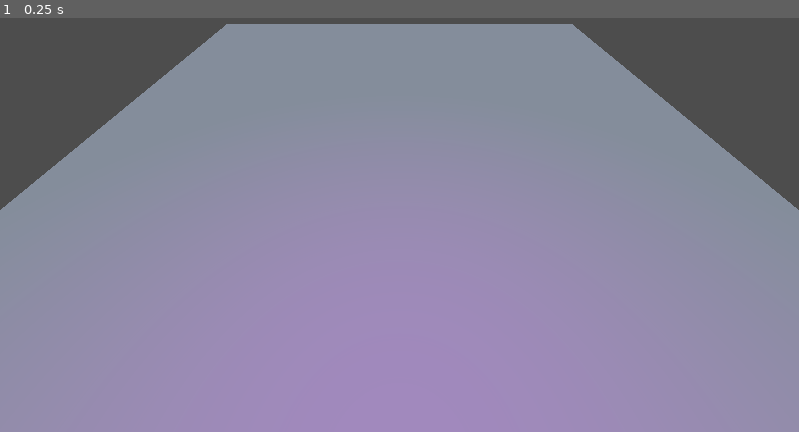
Above: before the commit, frame 1.
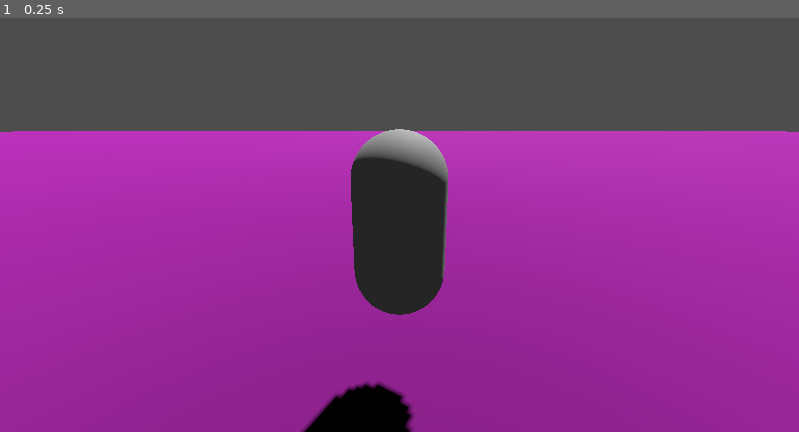
Above: after the commit, the same moment.

Repository: sjustesen/UntitledSpaceGame
Game: Godot game, scene res://scenes/main_scene.tscn
Same seed, same stepped clock (60 frames per second), same inputs: the game is played once before the commit and once after it.
Inputs:
- Up to frame 1 (0.25 s): no input

The runs differ from the first frame. In frame 1, 88% of the frame differs, in the area x 0-100%, y 1-100%.

Commit message:
Player added. No active controls yet

Diff:
--- /dev/null
+++ b/models/Player.tscn
@@ -0,0 +1,23 @@
+[gd_scene load_steps=5 format=3 uid="uid://1oe676h4p6y8"]
+
+[sub_resource type="PhysicsMaterial" id="PhysicsMaterial_6xcru"]
+
+[sub_resource type="CapsuleShape3D" id="CapsuleShape3D_n8j8p"]
+
+[sub_resource type="CapsuleMesh" id="CapsuleMesh_37wh6"]
+
+[sub_resource type="Environment" id="Environment_y2kph"]
+
+[node name="Player" type="RigidBody3D"]
+physics_material_override = SubResource("PhysicsMaterial_6xcru")
+
+[node name="CollisionShape3D" type="CollisionShape3D" parent="."]
+shape = SubResource("CapsuleShape3D_n8j8p")
+
+[node name="MeshInstance3D" type="MeshInstance3D" parent="."]
+mesh = SubResource("CapsuleMesh_37wh6")
+
+[node name="Camera3D" type="Camera3D" parent="."]
+transform = Transform3D(1, 0, 0, 0, 0.965926, 0.258819, 0, -0.258819, 0.965926, 0, 1, 3)
+environment = SubResource("Environment_y2kph")
+current = true
--- a/scenes/main_scene.tscn
+++ b/scenes/main_scene.tscn
@@ -1,6 +1,7 @@
-[gd_scene load_steps=11 format=3 uid="uid://bugs6o2qc7gvt"]
+[gd_scene load_steps=12 format=3 uid="uid://bugs6o2qc7gvt"]
 
 [ext_resource type="Shader" path="res://shaders/sky.gdshader" id="1_354h7"]
+[ext_resource type="PackedScene" uid="uid://1oe676h4p6y8" path="res://models/Player.tscn" id="2_na6dk"]
 
 [sub_resource type="MeshTexture" id="MeshTexture_7n18t"]
 
@@ -24,21 +25,17 @@
 [sub_resource type="BoxShape3D" id="BoxShape3D_i6jh2"]
 size = Vector3(1000, 2, 1000)
 
-[sub_resource type="ShaderMaterial" id="ShaderMaterial_x08j7"]
+[sub_resource type="ShaderMaterial" id="ShaderMaterial_kb11h"]
 shader = ExtResource("1_354h7")
 
-[sub_resource type="Sky" id="Sky_7l82g"]
-sky_material = SubResource("ShaderMaterial_x08j7")
+[sub_resource type="Sky" id="Sky_cc5wp"]
+sky_material = SubResource("ShaderMaterial_kb11h")
 
 [sub_resource type="Environment" id="Environment_e2c3g"]
 resource_local_to_scene = true
-background_mode = 3
 background_color = Color(0, 0.87451, 0.784314, 1)
-sky = SubResource("Sky_7l82g")
+sky = SubResource("Sky_cc5wp")
 ambient_light_source = 3
-ambient_light_color = Color(0.823529, 0.670588, 0.843137, 1)
-reflected_light_source = 2
-fog_enabled = true
 
 [node name="World" type="Node3D"]
 
@@ -62,4 +59,7 @@
 environment = SubResource("Environment_e2c3g")
 
 [node name="Camera3D" type="Camera3D" parent="."]
-transform = Transform3D(1, 0, 0, 0, 0.669131, 0.743145, 0, -0.743145, 0.669131, 0, 274.425, 460.019)
+transform = Transform3D(1, 0, 0, 0, 0.669131, 0.743145, 0, -0.743145, 0.669131, -14.4907, 1, -3.43022)
+
+[node name="Player" parent="." instance=ExtResource("2_na6dk")]
+transform = Transform3D(1, 0, 0, 0, 1, 0, 0, 0, 1, -1, 1, -1)
